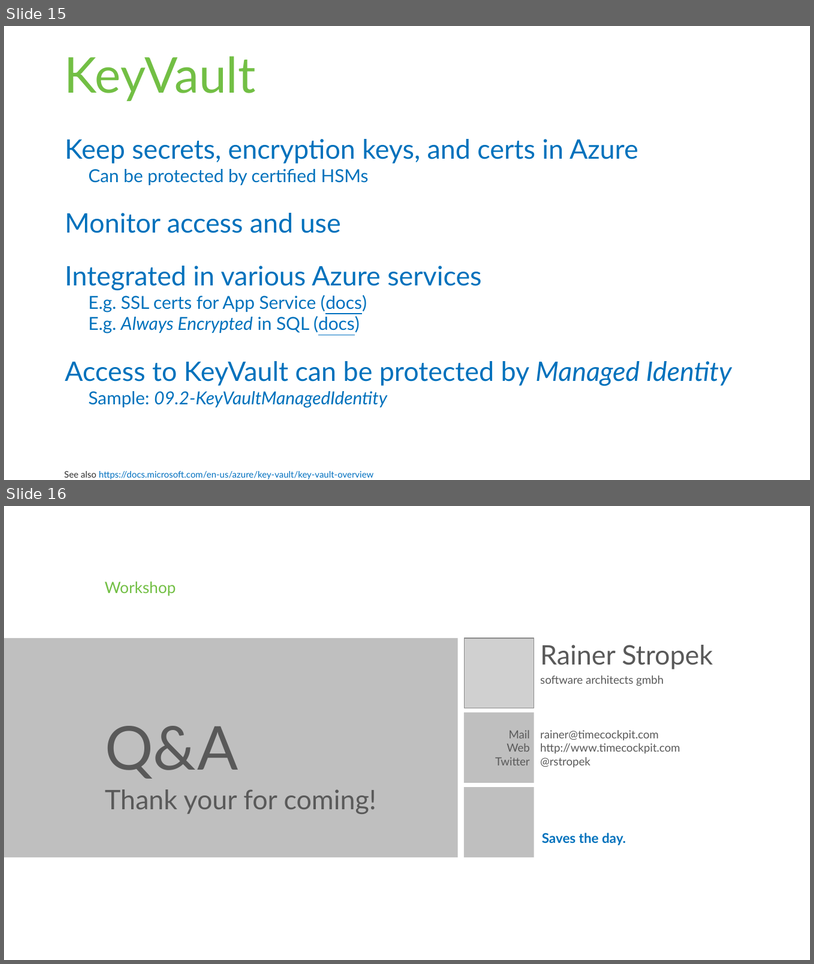
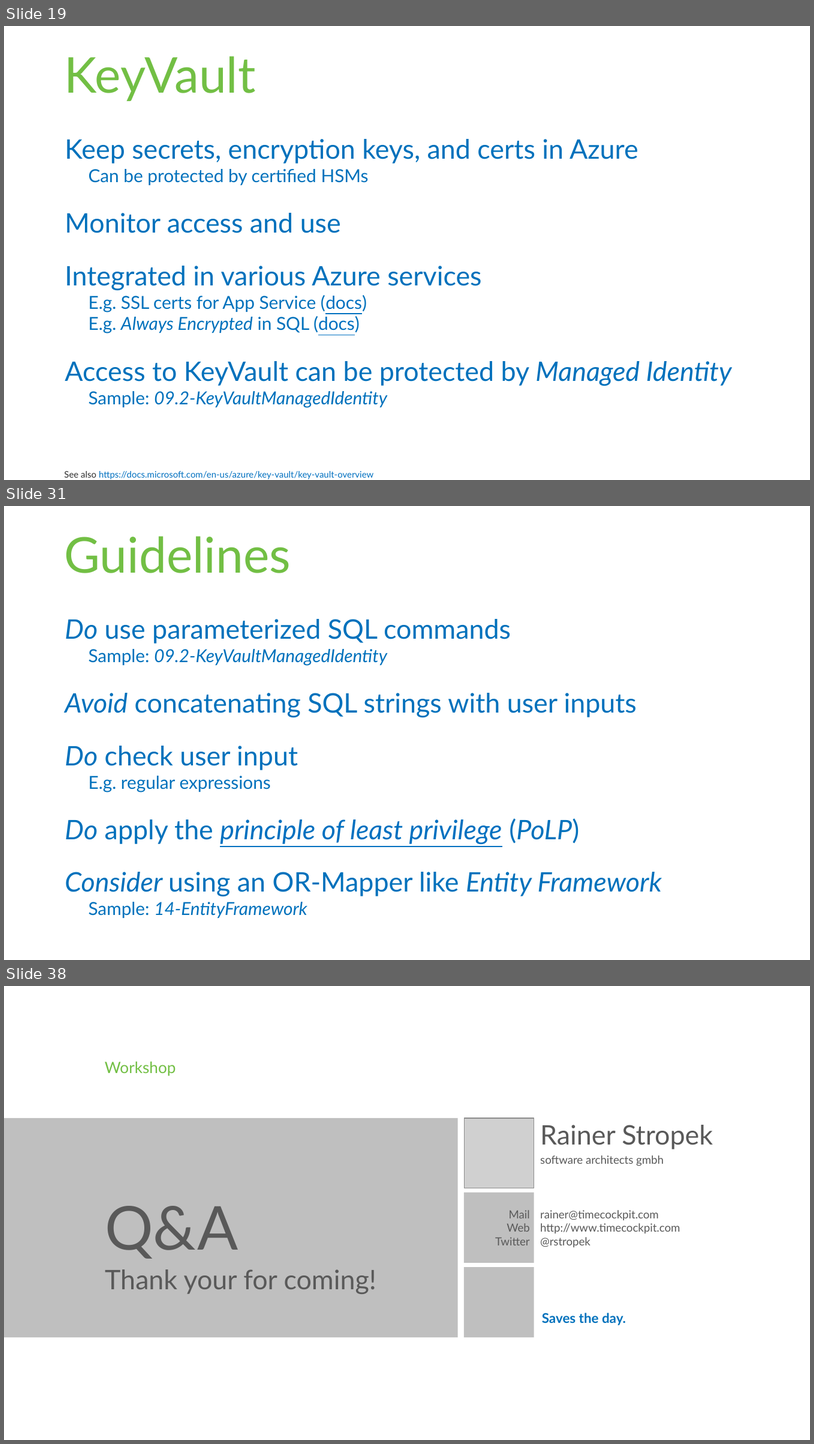
Before and after one commit to rstropek/SecureCodingDotNet, a slide deck: Slides/Secure-Coding-Dot-Net.pptx. Shown one above the other, each under a label of ours: slides 15 and 16 before the commit, slides 19, 31 and 38 after it; the slides between them are not shown. The pictures are 814x964 and 814x1444 pixels, drawn with LibreOffice and Linux fonts; fonts in the diff are those of the drawing; grey boxes stand for pictures; background and template pictures are left out. Boxes give left, top, right and bottom in pixels: in the first picture for what was removed or moved away, otherwise in the second. Text is boxed around its words. In the diff, an @@ line names an element or a change of style, - is before the commit and + after.

```diff
--- a/Slides/Secure-Coding-Dot-Net.pptx
+++ b/Slides/Secure-Coding-Dot-Net.pptx
@@ slide 31 added at [4, 506, 810, 960], background #FFFFFF @@
@@ title added at [64, 536, 291, 573], 44 pt, text #72BF44 @@
+Guidelines
@@ text added at [65, 619, 662, 918], 24 pt, text #0071BC @@
+Do use parameterized SQL commands
+  Sample: 09.2-KeyVaultManagedIdentity
+Avoid concatenating SQL strings with user inputs
+Do check user input
+  E.g. regular expressions
+Do apply the principle of least privilege (PoLP)
+Consider using an OR-Mapper like Entity Framework
+  Sample: 14-EntityFramework
@@ what was slide 15 is now slide 19 @@
@@ what was slide 16 is now slide 38 @@
```
Also in this commit, not shown: 1 slide changed, 22 other slides added, 1 slide removed, 1 other file.
